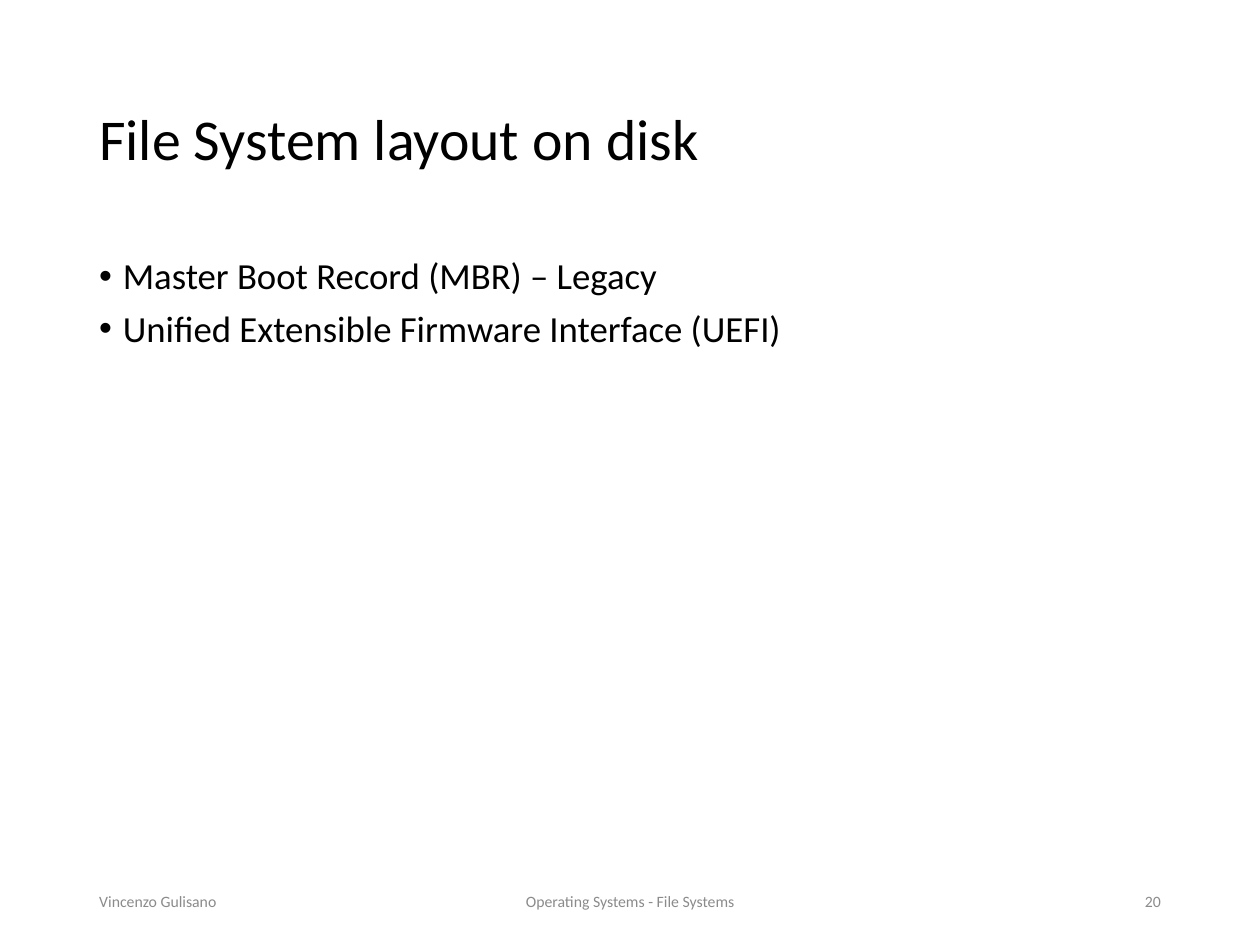
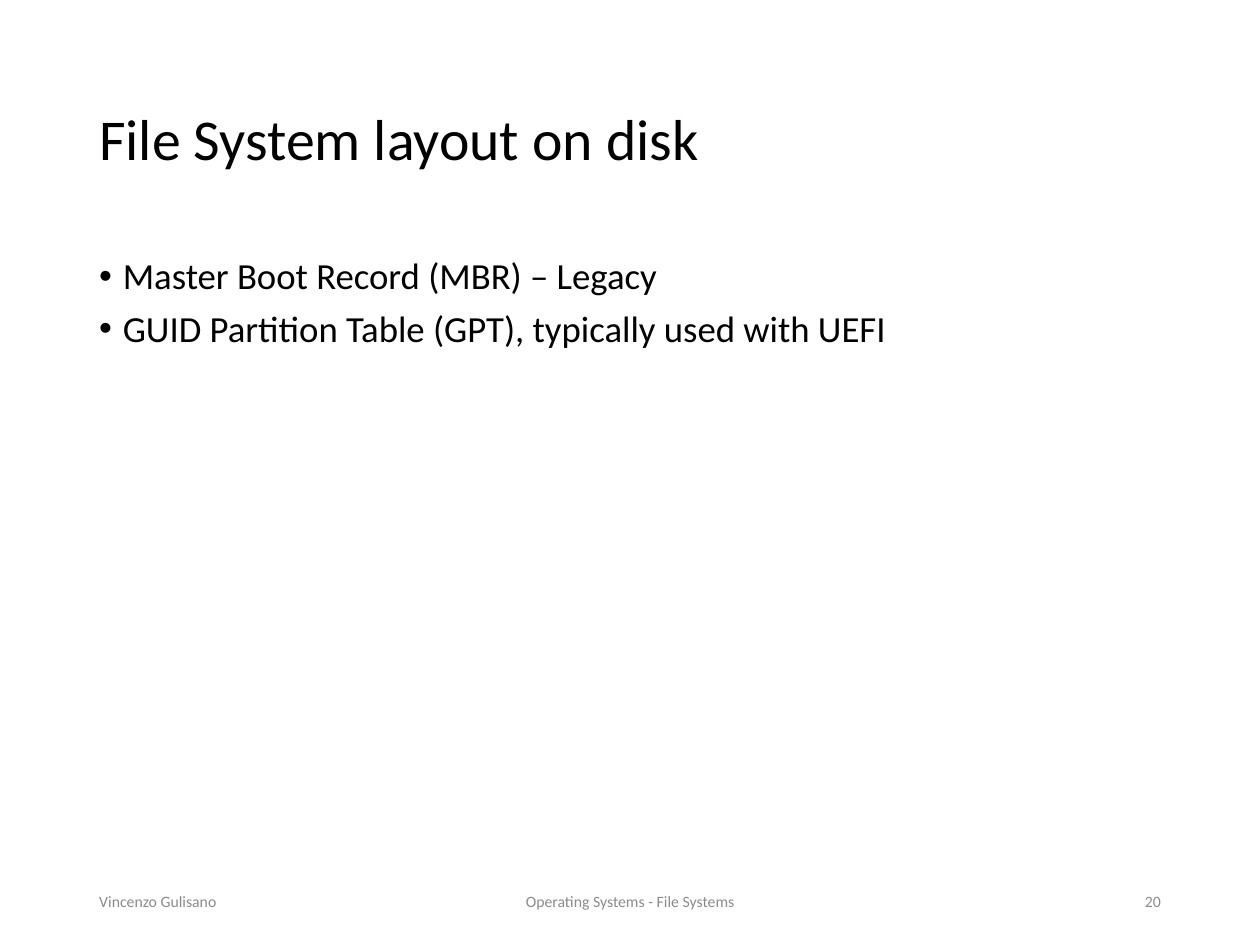
Before and after one commit to vincenzo-gulisano/os_material, a slide deck: slide 20 of slides/file_systems.pptx. Drawn at 1260x945 pixels with LibreOffice and Linux fonts; fonts in the diff are those of the drawing. Boxes give left, top, right and bottom in pixels: in the first picture for what was removed or moved away, otherwise in the second. Text is boxed around its words. In the diff, an @@ line names an element or a change of style, - is before the commit and + after.

Commit message:
scripted new part on UEFI and legacy BIOS

```diff
--- a/slides/file_systems.pptx
+++ b/slides/file_systems.pptx
@@ text at (x1=123, y1=315, x2=886, y2=348): text changed @@
-• Unified Extensible Firmware Interface (UEFI)
+• GUID Partition Table (GPT), typically used with UEFI
```
Also in this commit, not shown: 7 other slides changed, 2 slides removed, 1 other file.
